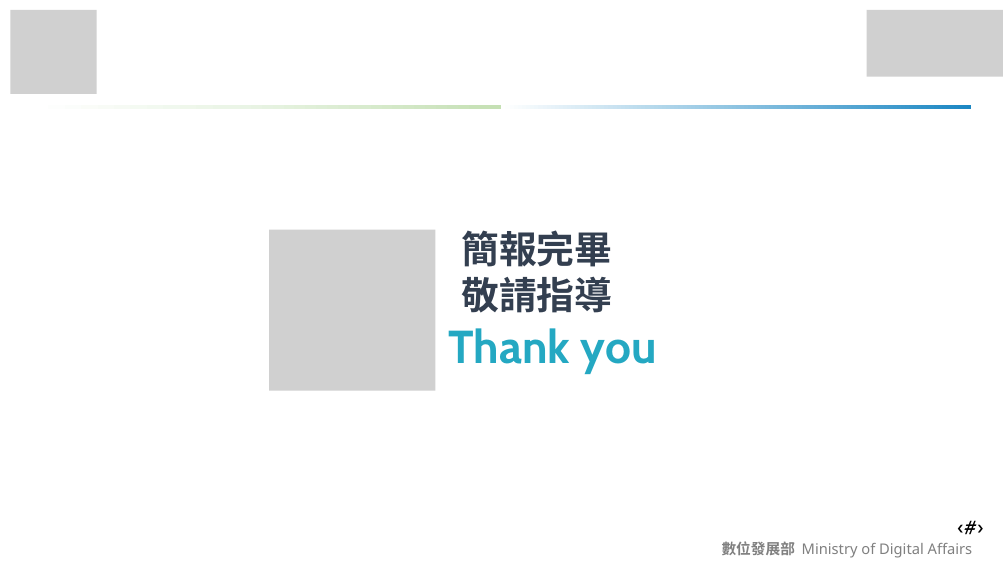
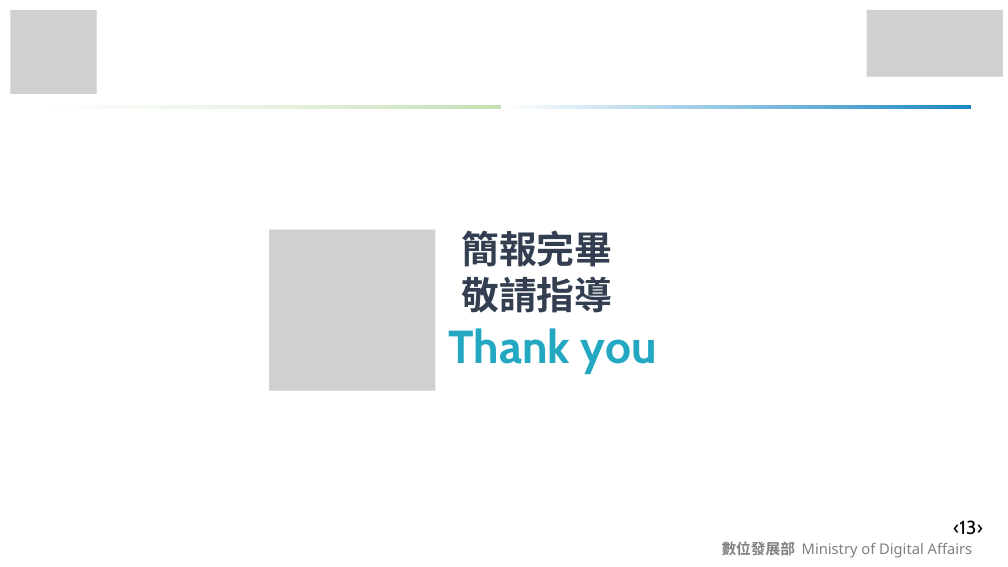
Before and after one commit to Sum5678/114502_project, a slide deck: slide 12 of 文件/競賽的相關東西/AIGO/怪人請離隊_構想簡報.pptx. Drawn at 1008x567 pixels with LibreOffice and Linux fonts; fonts in the diff are those of the drawing; grey boxes stand for pictures. Boxes give left, top, right and bottom in pixels: in the first picture for what was removed or moved away, otherwise in the second. Text is boxed around its words. In the diff, an @@ line names an element or a change of style, - is before the commit and + after.

```diff
--- a/文件/競賽的相關東西/AIGO/怪人請離隊_構想簡報.pptx
+++ b/文件/競賽的相關東西/AIGO/怪人請離隊_構想簡報.pptx
@@ text at <box>953,520,982,535</box>: text changed @@
-‹#›
+‹13›
```
Also in this commit, not shown: 11 other slides changed.
